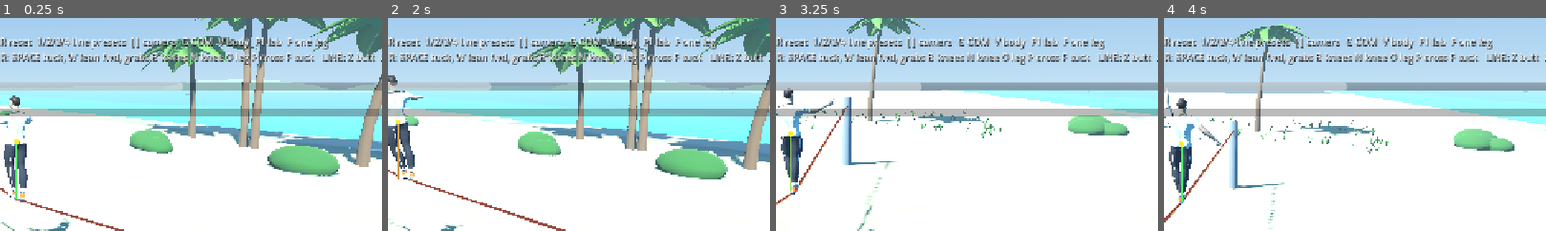
Above: before the commit, frames 1-4 (left to right).
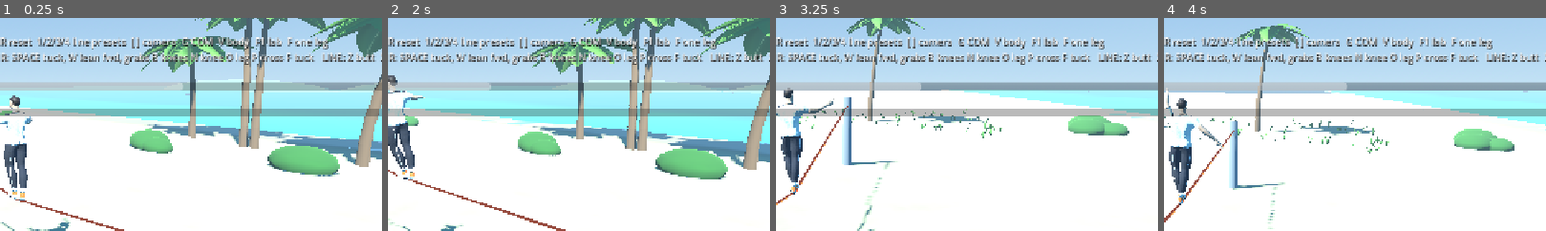
Above: after the commit, the same moments.

Repository: michaelemur/slackline
Game: Godot game, scene res://scenes/main.tscn
The game is run twice, just before and just after one commit, with the same random seed, the same clock (stepped at 60 frames per second) and the same inputs.
Inputs (mouse positions are % of the whole screen's width and height, from its top left):
- Up to frame 1 (0.25 s): no input
- Up to frame 2 (2 s): tap Enter at 0.5 s; move the mouse to (72, 45) at 0.52 s; hold E (arm_right) 0.53-1.25 s; hold Space (body_tuck) 0.53-1.25 s; click (72, 45) at 0.67 s; drag from (30, 55) to (45, 70) at 1.27 s
- Up to frame 3 (3.25 s): move the mouse to (60, 27) at 2.02 s; hold E (arm_right) 2.03-2.75 s; hold ] (cam_orbit_right) 2.03-2.75 s; drag from (45, 70) to (20, 34) at 2.77 s
- Up to frame 4 (4 s): move the mouse to (80, 65) at 3.52 s; hold Q (arm_left) from 3.53 s (still down); tap K (flip_front) at 3.6 s
The pictures show only the part of the screen within x 48-98%, y 26-76%; the shares and areas given below are measured in that part.

The runs differ from the first frame. In frame 1, 0.2% of the frame differs, in the area x 3-5%, y 56-86%; in frame 2, 0.2%; in frame 3, less than 0.1%; in frame 4, 0.2%.

Commit message:
Polish character diagnostics and pose blending

Diff:
--- a/scripts/athlete/athlete.gd
+++ b/scripts/athlete/athlete.gd
@@ -372,9 +372,9 @@
 		var u := tricks.ref_phase()  # flight phase: slow-motion source timing does not matter
 		var r := tricks.ref
 		visual.set_reference_limbs(deg_to_rad(r.sample("hip", u)), deg_to_rad(r.sample("knee", u)),
-			deg_to_rad(r.sample("shoulder", u)), deg_to_rad(r.sample("elbow", u)), 1.0)
+			deg_to_rad(r.sample("shoulder", u)), deg_to_rad(r.sample("elbow", u)), 1.0, dt)
 	else:
-		visual.set_reference_limbs(0.0, 0.0, 0.0, 0.0, 0.0)
+		visual.set_reference_limbs(0.0, 0.0, 0.0, 0.0, 0.0, dt)
 	# The tuck that sets the inertia (I_tuck) is drawn at the same depth:
 	# hips ~120 deg, knees ~130 deg flexed at full tuck.
 	visual.set_tuck(tricks.tuck if state == State.AIRBORNE else 0.0)
--- a/scripts/athlete/athlete_visual.gd
+++ b/scripts/athlete/athlete_visual.gd
@@ -11,7 +11,8 @@
 const LEG_LEN := THIGH + SHIN
 const COM_HEIGHT := 1.0      # pivot for flips (approx. navel)
 
-var show_com: bool = true
+## Developer-only COM/plumb overlay. Toggle with G; hidden during normal play.
+var show_com: bool = false
 
 var _trick: Node3D       # flips/spins about the centre of mass
 var _pose: Node3D        # line-trick body positions (butt/chest/back)
@@ -164,8 +165,9 @@
 
 ## Limb angles from a motion-capture reference (rad): hip and knee flexion,
 ## shoulder flexion (arm forward/up), elbow flexion. w = blend weight.
-func set_reference_limbs(hip: float, knee: float, shoulder: float, elbow: float, w: float) -> void:
-	_ref_w = move_toward(_ref_w, w, 0.25)
+func set_reference_limbs(hip: float, knee: float, shoulder: float, elbow: float, w: float,
+		dt: float = 1.0 / 60.0) -> void:
+	_ref_w = move_toward(_ref_w, clampf(w, 0.0, 1.0), maxf(dt, 0.0) * 6.0)
 	if _ref_w <= 0.0 or _thigh_l == null:
 		if character != null:
 			character.ref_arm_w = 0.0
--- a/tests/test_character.gd
+++ b/tests/test_character.gd
@@ -21,9 +21,29 @@
 	var v := _make()
 	check(v.character != null, "athlete model loaded and mapped")
 	check(v.character.skel.get_bone_count() == 53, "53-bone rig")
+	check(not v.show_com and not v._com_marker.visible,
+		"developer COM marker is hidden during normal play")
+	v.show_com = true
+	v.set_body(0.0, 0.0, 0.0, 0.0, 0.0, AthleteVisual.COM_HEIGHT)
+	check(v._com_marker.visible, "COM marker remains available for diagnostics")
 	v.set_use_character(false)
 	check(not v.character.visible, "V toggles back to capsules")
 	v.free()
+
+
+func test_motion_reference_blend_uses_elapsed_time() -> void:
+	var at_60 := _make()
+	var at_120 := _make()
+	for i in 6:
+		at_60.set_reference_limbs(0.0, 0.0, 0.0, 0.0, 1.0, 1.0 / 60.0)
+	for i in 12:
+		at_120.set_reference_limbs(0.0, 0.0, 0.0, 0.0, 1.0, 1.0 / 120.0)
+	check(absf(at_60._ref_w - at_120._ref_w) < 0.001,
+		"mocap blend reaches the same weight after equal time at 60 and 120 Hz")
+	check(at_60._ref_w > 0.5 and at_60._ref_w < 0.7,
+		"reference pose eases in over a short readable transition")
+	at_60.free()
+	at_120.free()
 
 
 func test_feet_pinned_on_line_when_standing_and_crouched() -> void:
Not shown, changed: docs/AUTONOMOUS_DEVELOPMENT_LOG.md
